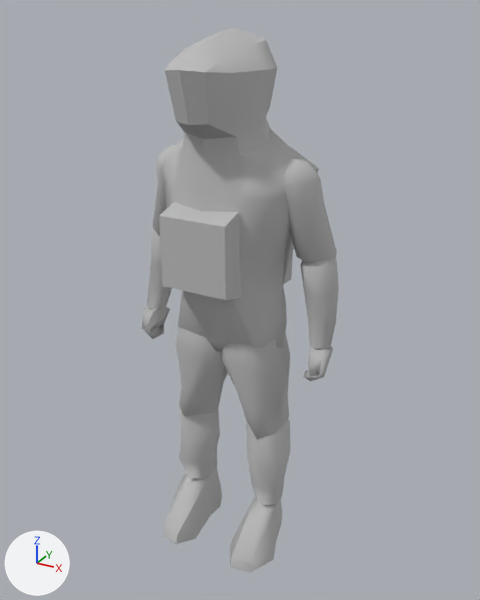
A saved change to the OBJ model 3DModelFiles/objModels/Player/playerIdle.obj.
One viewpoint serves both versions: a camera (50 mm lens) standing at (3.1, -5.37, 5.58) and looking at (-0.01, 0.27, 2.76). The axes (+X, +Y, +Z) are drawn at lower left. The lights are the same throughout. Where no turn or scale is listed for an object, it has been applied to the vertices. Vertices at the same position are counted once.

The first picture shows 'playerIdle'.
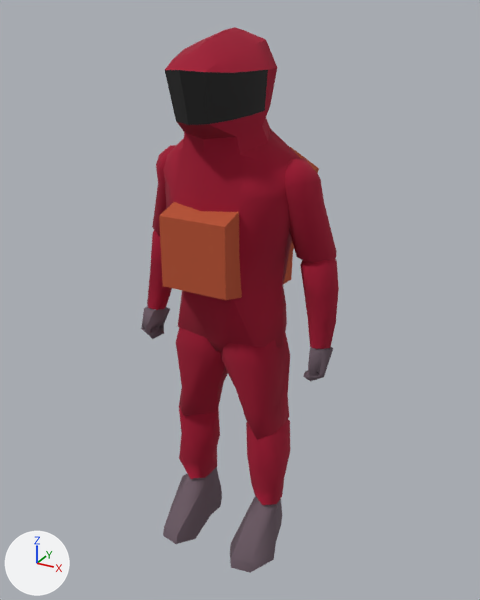
The newer file is also turned or shifted as a whole; pictures and numbers use the older file's frame.

Changed parts and their boxes (x1, y1, x2, y2) in the pictures (480 x 600 px):
```json
{"part": 1, "of": "me_playeridle", "change": "recoloured", "before": [141, 27, 339, 573], "after": [141, 27, 339, 573], "on screen": "grey to red"}
```

Edits to the scene script, one JSON object a line:
```json
{"op": "add", "block": "img_person_texture_jpg", "code": ["img_person_texture_jpg = load_image('Person_Texture.jpg', 'Person_Texture.jpg', 256, 256, 'sRGB')"]}
{"op": "add", "block": "mat_lambert10sg", "code": ["mat_lambert10sg = principled_material('lambert10SG')", "mat_lambert10sg.texture = img_person_texture_jpg", "mat_lambert10sg.roughness = 1.0"]}
{"block": "me_playeridle", "where": "# used by ob_playeridle; location = (0.0, 0.0, 0.0)"}
{"op": "remove", "block": "me_playeridle", "code": "me_playeridle.from_pydata(...)  # 534 vertices, 955 faces; spans x -1.11..1.11, y -0.74..1.23, z -0.04..5.42"}
{"op": "add", "block": "me_playeridle", "code": "me_playeridle.from_pydata(...)  # 533 vertices, 955 faces; spans x -1.11..1.11, y -0.74..1.23, z -0.04..5.42"}
{"block": "me_playeridle", "change": "me_playeridle part 1: 941 faces spanning x -1.11..1.11, y -0.74..1.23, z -0.04..5.42 switch from mat_lambert28sg (grey #bcbcbc) to mat_lambert10sg (picture img_person_texture_jpg)"}
```
